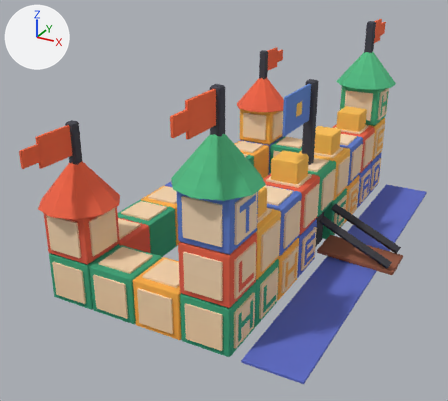
The glTF model public/assets/toycar/set-block-castle.glb, before and after one commit.
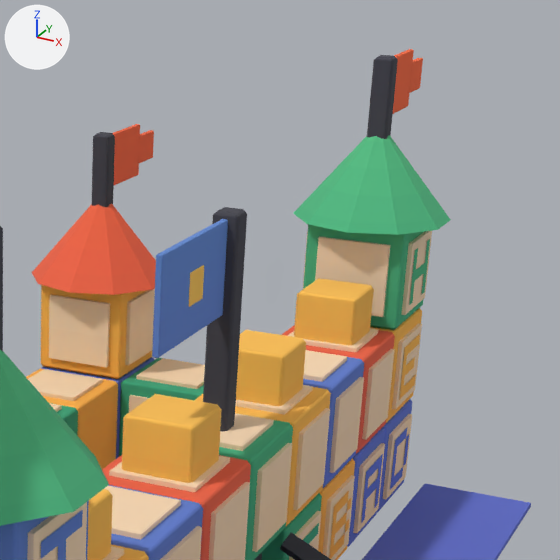
Each version is shown whole from a 50 mm lens placed at (5.13, -13.59, 7.56), pointed at (-1.73, -1.1, 1.32), then close up on the part from 50% to 98% of the width and 0% to 53% of the height. The axes (+X, +Y, +Z) are drawn at upper left. The lights are the same throughout. The older version's two pictures come first. Where no turn or scale is listed for an object, it has been applied to the vertices. Vertices at exactly the same position are counted once.
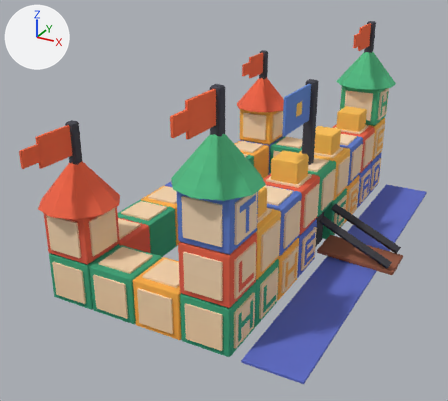
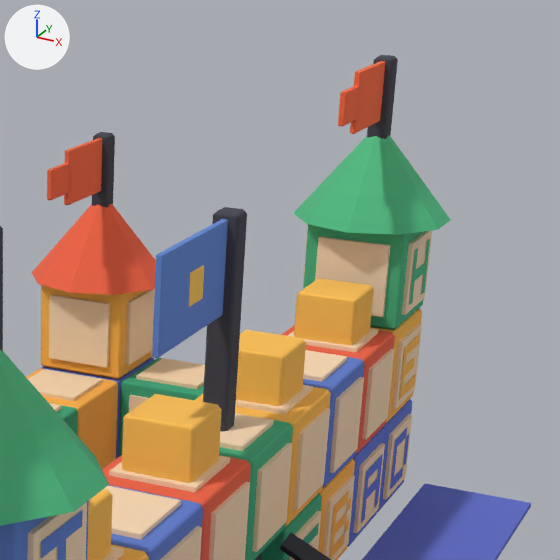
Changed parts and their boxes (x1, y1, x2, y2) in the close-ups (560 x 560 px; the box of a moved part takes in the faces that stretch with it):
'anim_sway:a=x:d=24:p=1.8#1', reshaped
    before: (113, 124, 154, 185)
    after: (47, 138, 102, 205)
'anim_sway:a=x:d=24:p=1.6#0', reshaped
    before: (393, 49, 423, 114)
    after: (338, 61, 385, 134)
part 1 of me_anim_sway_a_x_d_24_p_1_6_0, moved or reshaped
    before: (393, 49, 414, 114)
    after: (350, 61, 385, 134)
part 2 of me_anim_sway_a_x_d_24_p_1_6_0, moved or reshaped
    before: (409, 58, 423, 93)
    after: (338, 86, 360, 127)
part 3 of me_anim_sway_a_x_d_24_p_1_8_1, moved or reshaped
    before: (113, 124, 140, 185)
    after: (64, 138, 102, 205)
part 4 of me_anim_sway_a_x_d_24_p_1_8_1, moved or reshaped
    before: (138, 130, 154, 163)
    after: (47, 163, 70, 200)

The change, as a list of edits to the scene's bpy script:
```text
Change me_anim_sway_a_x_d_24_p_1_6_0:
    used by ob_anim_sway_a_x_d_24_p_1_6_0; location = (0.0, 4.48, 5.08)
    remove me_anim_sway_a_x_d_24_p_1_6_0.from_pydata(...)  # 48 vertices, 88 faces; spans x -0.032..0.032, y 0.04..1.44, z -0.64..0.0
    add me_anim_sway_a_x_d_24_p_1_6_0.from_pydata(...)  # 48 vertices, 88 faces; spans x -0.032..0.032, y -1.44..-0.04, z -0.64..0.0
    me_anim_sway_a_x_d_24_p_1_6_0 part 1: the loose piece of 24 vertices spanning x -0.032..0.032, y 0.04..1.0, z -0.64..0.0 is moved by (0.0, -1.04, 0.0)
    me_anim_sway_a_x_d_24_p_1_6_0 part 2: the loose piece of 24 vertices spanning x -0.032..0.032, y 0.96..1.44, z -0.496..-0.144 is moved by (0.0, -2.4, 0.0)
Change me_anim_sway_a_x_d_24_p_1_8_1:
    used by ob_anim_sway_a_x_d_24_p_1_8_1; location = (-3.36, 4.48, 3.96)
    remove me_anim_sway_a_x_d_24_p_1_8_1.from_pydata(...)  # 48 vertices, 88 faces; spans x -0.032..0.032, y 0.04..1.44, z -0.64..0.0
    add me_anim_sway_a_x_d_24_p_1_8_1.from_pydata(...)  # 48 vertices, 88 faces; spans x -0.032..0.032, y -1.44..-0.04, z -0.64..0.0
    me_anim_sway_a_x_d_24_p_1_8_1 part 3: the loose piece of 24 vertices spanning x -0.032..0.032, y 0.04..1.0, z -0.64..0.0 is moved by (0.0, -1.04, 0.0)
    me_anim_sway_a_x_d_24_p_1_8_1 part 4: the loose piece of 24 vertices spanning x -0.032..0.032, y 0.96..1.44, z -0.496..-0.144 is moved by (0.0, -2.4, 0.0)
```
